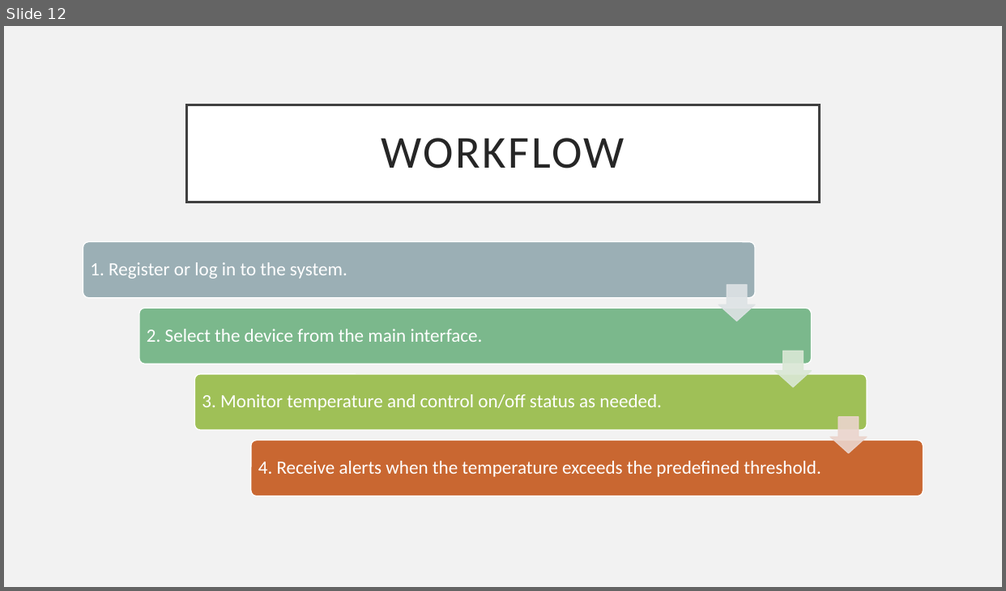
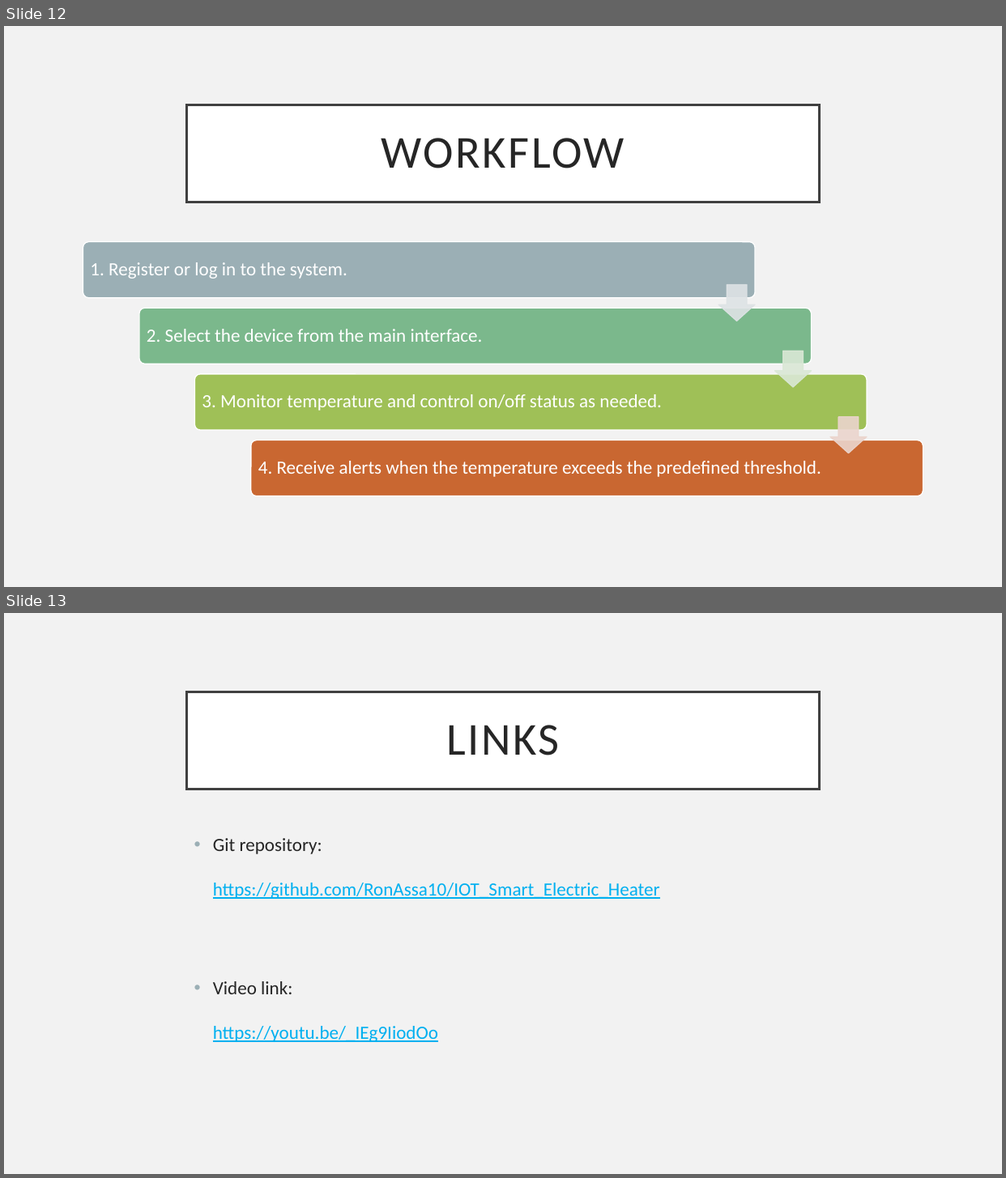
Before and after one commit to RonAssa10/IOT_Smart_Electric_Heater, a slide deck: מצגת אושר ורון.pptx. Shown one above the other, each under a label of ours: slide 12 before the commit, slides 12 and 13 after it. The pictures are 1006x591 and 1006x1178 pixels, drawn with LibreOffice and Linux fonts; fonts in the diff are those of the drawing. Boxes give left, top, right and bottom in pixels: in the first picture for what was removed or moved away, otherwise in the second. Text is boxed around its words. In the diff, an @@ line names an element or a change of style, - is before the commit and + after.

Commit message:
Update presentation file

```diff
--- a/מצגת אושר ורון.pptx
+++ b/מצגת אושר ורון.pptx
@@ slide 13 added at (x1=4, y1=613, x2=1002, y2=1174), background #F2F2F2 @@
@@ title added at (x1=187, y1=692, x2=819, y2=789), fill #FFFFFF, outline #404040 2.5 pt, 44 pt, text #262626 @@
+LINKS
@@ text added at (x1=213, y1=838, x2=660, y2=1042), 18 pt, text #00B0F0, underline @@
+• Git repository:
+  https://github.com/RonAssa10/IOT_Smart_Electric_Heater
+• Video link:
+  https://youtu.be/_IEg9IiodOo
```
